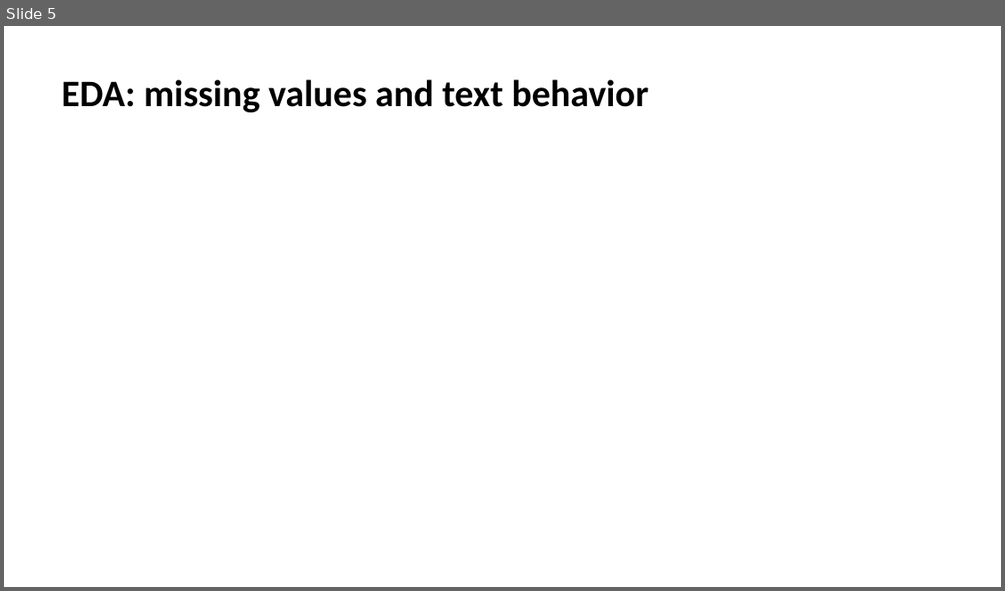
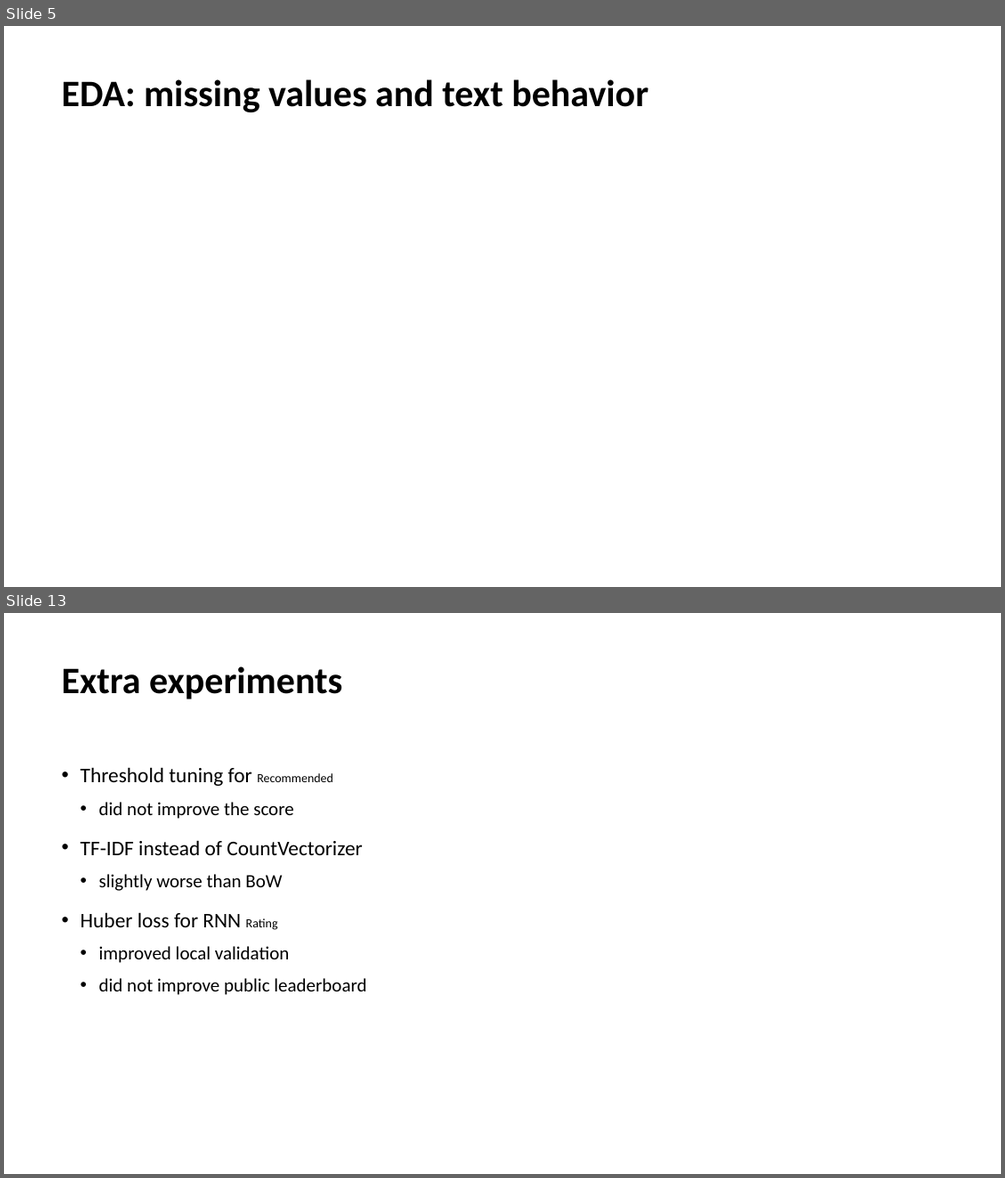
Before and after one commit to dariaproniakova/danit_final_project, a slide deck: presentation/Presentation_project.pptx. Shown one above the other, each under a label of ours: slide 5 before the commit, slides 5 and 13 after it; the slides between them are not shown. The pictures are 1005x591 and 1005x1178 pixels, drawn with LibreOffice and Linux fonts; fonts in the diff are those of the drawing. Boxes give left, top, right and bottom in pixels: in the first picture for what was removed or moved away, otherwise in the second. Text is boxed around its words. In the diff, an @@ line names an element or a change of style, - is before the commit and + after.

```diff
--- a/presentation/Presentation_project.pptx
+++ b/presentation/Presentation_project.pptx
@@ slide 13 added at <box>4,613,1001,1174</box>, background #FFFFFF @@
@@ title added at <box>62,666,342,699</box>, 36 pt, text #000000, bold @@
+Extra experiments
@@ text added at <box>81,767,366,995</box>, 18 pt, text #000000 @@
+• Threshold tuning for Recommended
+  • did not improve the score
+• TF-IDF instead of CountVectorizer
+  • slightly worse than BoW
+• Huber loss for RNN Rating
+  • improved local validation
+  • did not improve public leaderboard
```
Also in this commit, not shown: 8 other slides added, 3 other files.
